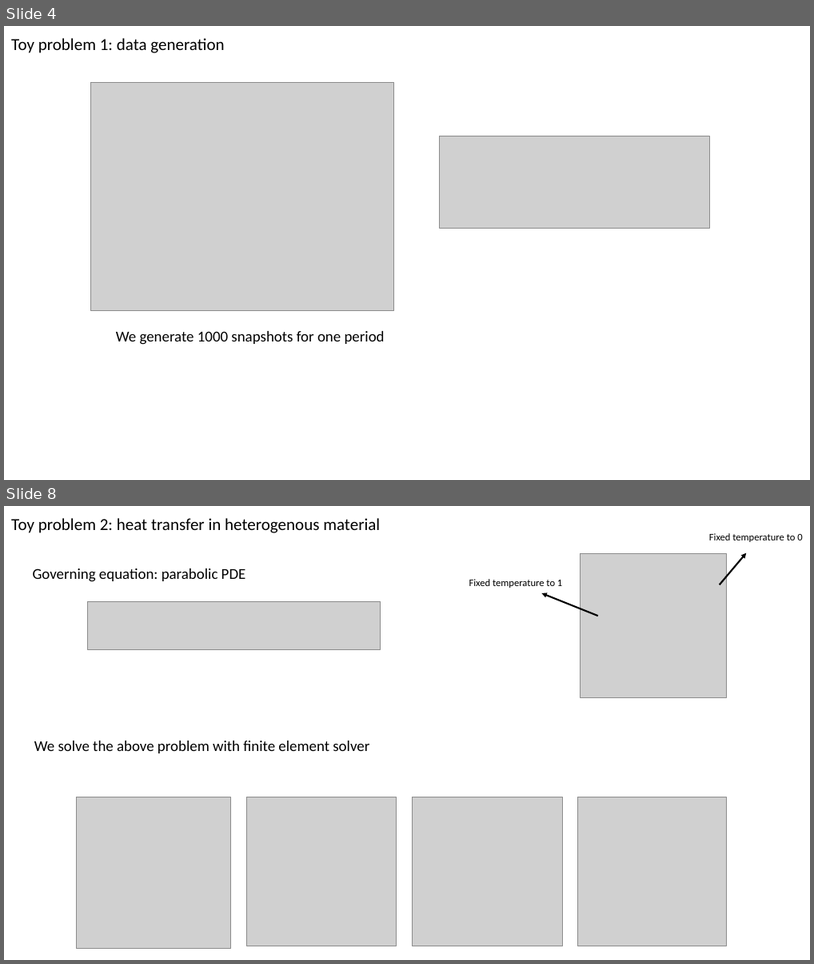
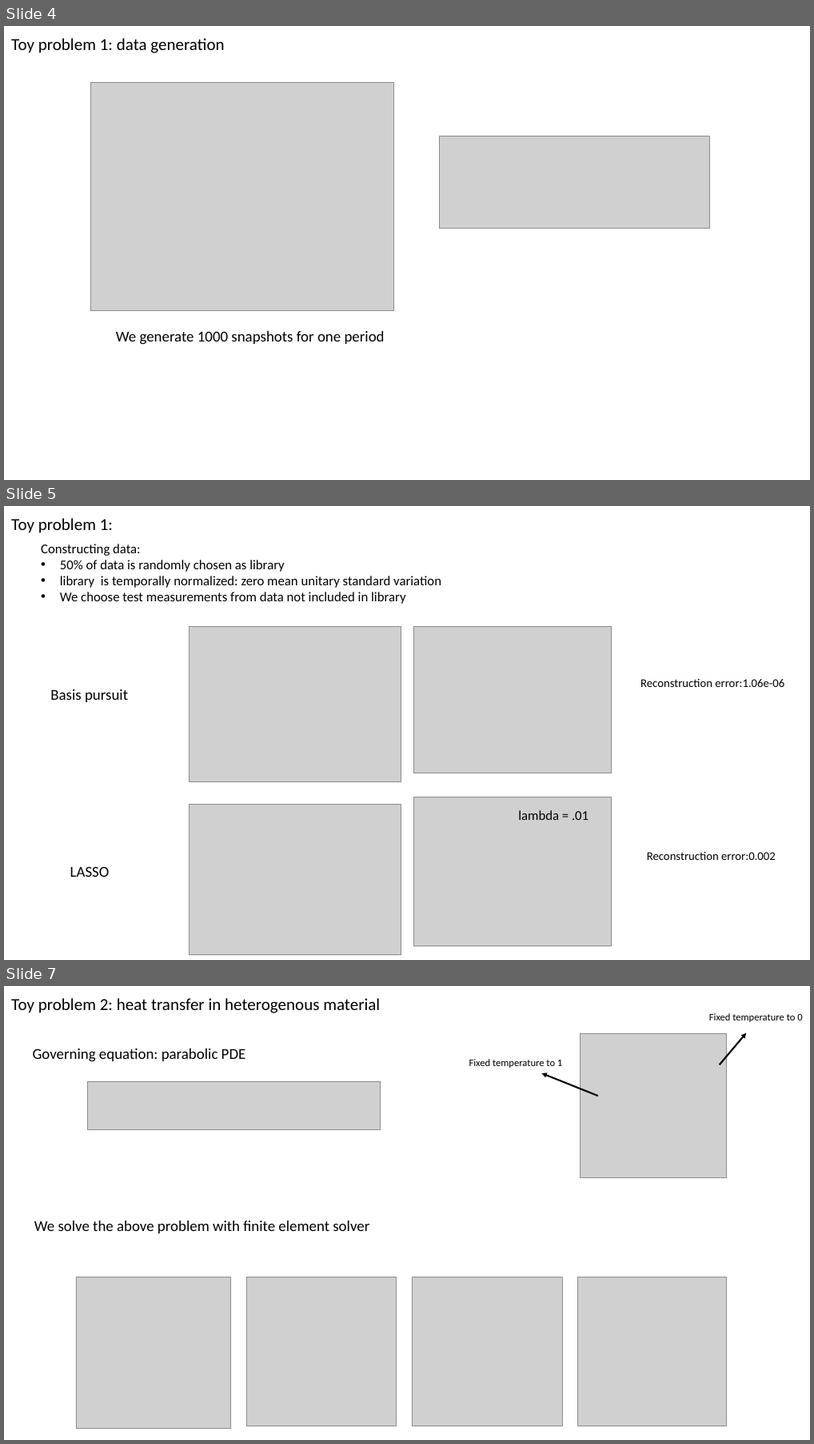
Before and after one commit to bbny-90/project_sparse_modeling_course_2020, a slide deck: preject.pptx. Shown one above the other, each under a label of ours: slides 4 and 8 before the commit, slides 4, 5 and 7 after it; the slides between them are not shown. The pictures are 814x964 and 814x1444 pixels, drawn with LibreOffice and Linux fonts; fonts in the diff are those of the drawing; grey boxes stand for pictures. Boxes give left, top, right and bottom in pixels: in the first picture for what was removed or moved away, otherwise in the second. Text is boxed around its words. In the diff, an @@ line names an element or a change of style, - is before the commit and + after.

```diff
--- a/preject.pptx
+++ b/preject.pptx
@@ slide 5 added at bbox=[4, 506, 810, 960], background #FFFFFF @@
@@ text added at bbox=[11, 518, 113, 533], 20 pt, text #000000 @@
+Toy problem 1:
@@ text added at bbox=[41, 544, 442, 604], 16 pt, text #000000 @@
+Constructing data:
+• 50% of data is randomly chosen as library
+• library is temporally normalized: zero mean unitary standard variation
+• We choose test measurements from data not included in library
@@ picture added at bbox=[190, 626, 402, 782] @@
@@ picture added at bbox=[414, 626, 612, 772] @@
@@ text added at bbox=[50, 689, 128, 702], 18 pt, text #000000 @@
+Basis pursuit
@@ text added at bbox=[641, 679, 785, 687], 14 pt, text #000000 @@
+Reconstruction error:1.06e-06
@@ picture added at bbox=[190, 804, 402, 955] @@
@@ picture added at bbox=[414, 797, 612, 946] @@
@@ text added at bbox=[518, 810, 589, 820], 16 pt, text #000000 @@
+lambda = .01
@@ text added at bbox=[647, 852, 776, 860], 14 pt, text #000000 @@
+Reconstruction error:0.002
@@ text added at bbox=[70, 866, 110, 876], 18 pt, text #000000 @@
+LASSO
@@ what was slide 8 is now slide 7 @@
```
Also in this commit, not shown: 5 slides changed, 1 other slide added, 3 slides removed.
